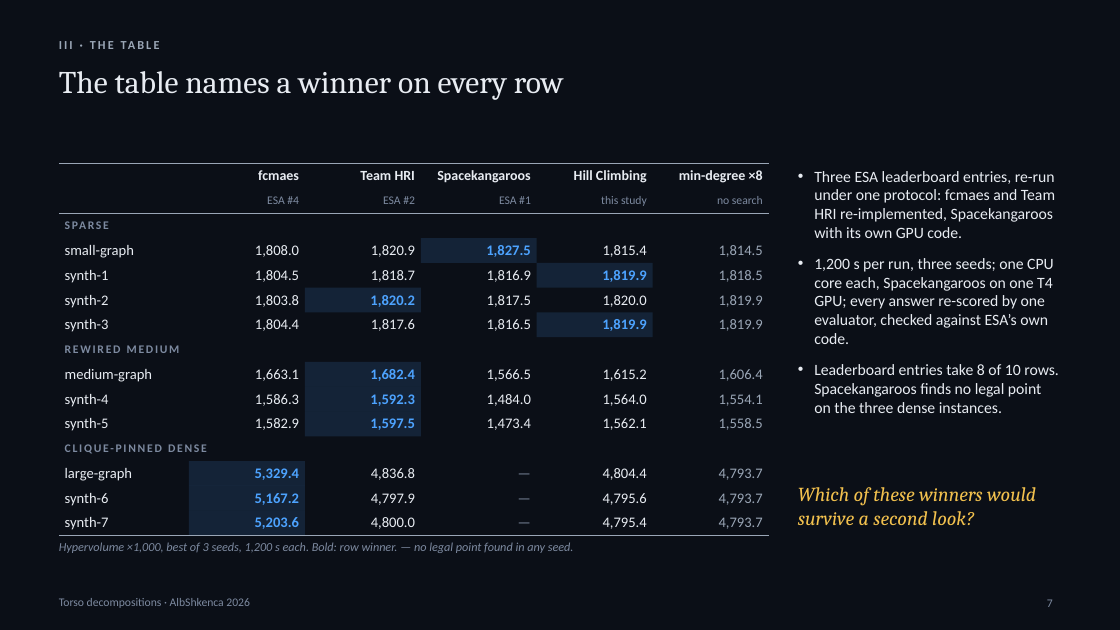
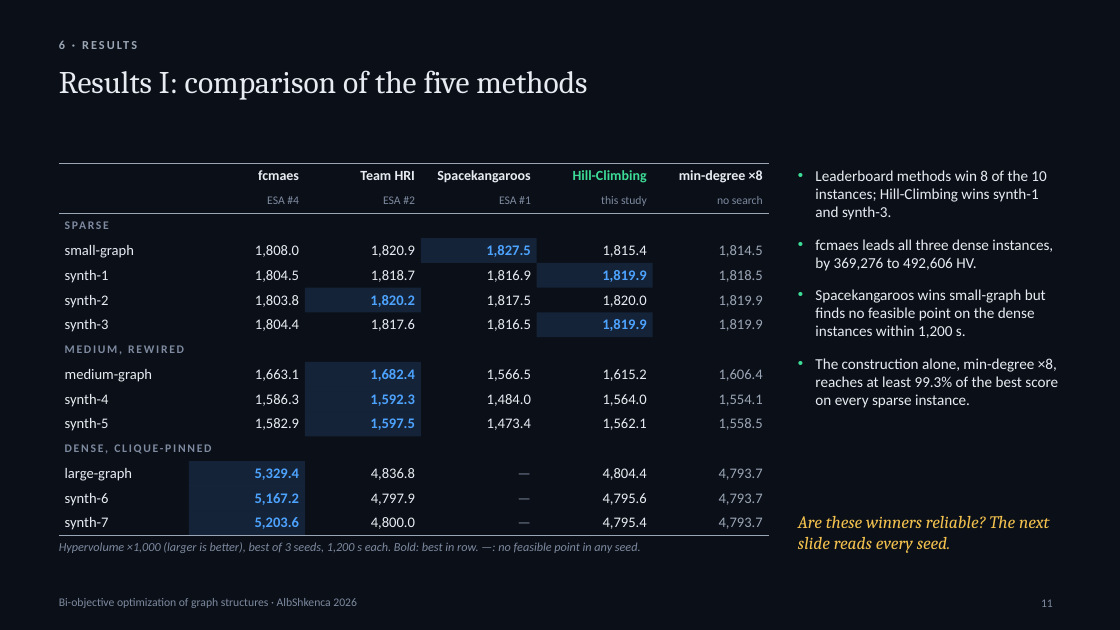
Before and after one commit to adrianymeri/SpOC3, a slide deck: slide 11 of SpOC3-Torso-Decompositions-AlbShkenca2026-EN.pptx (slide 7 before the commit). Drawn at 1120x630 pixels with LibreOffice and Linux fonts; fonts in the diff are those of the drawing. Boxes give left, top, right and bottom in pixels: in the first picture for what was removed or moved away, otherwise in the second. Text is boxed around its words. In the diff, an @@ line names an element or a change of style, - is before the commit and + after.

```diff
--- a/SpOC3-Torso-Decompositions-AlbShkenca2026-EN.pptx
+++ b/SpOC3-Torso-Decompositions-AlbShkenca2026-EN.pptx
@@ text at bbox=[59, 40, 65, 49]: text changed @@
-III · THE TABLE
+6 · RESULTS
@@ title at bbox=[59, 70, 587, 100]: text changed @@
-The table names a winner on every row
+Results I: comparison of the five methods
@@ table at bbox=[59, 164, 769, 534] @@
-row 1, column 5: Hill Climbing
+row 1, column 5: Hill-Climbing
-row 8, column 1: REWIRED MEDIUM
+row 8, column 1: MEDIUM, REWIRED
-row 12, column 1: CLIQUE-PINNED DENSE
+row 12, column 1: DENSE, CLIQUE-PINNED
@@ text at bbox=[815, 170, 1058, 408]: text changed; size 13.5 to 13 pt @@
-• Three ESA leaderboard entries, re-run under one protocol: fcmaes and Team HRI re-implemented, Spacekangaroos with its own GPU code.
-• 1,200 s per run, three seeds; one CPU core each, Spacekangaroos on one T4 GPU; every answer re-scored by one evaluator, checked against ESA’s own code.
-• Leaderboard entries take 8 of 10 rows. Spacekangaroos finds no legal point on the three dense instances.
+• Leaderboard methods win 8 of the 10 instances; Hill-Climbing wins synth-1 and synth-3.
+• fcmaes leads all three dense instances, by 369,276 to 492,606 HV.
+• Spacekangaroos wins small-graph but finds no feasible point on the dense instances within 1,200 s.
+• The construction alone, min-degree ×8, reaches at least 99.3% of the best score on every sparse instance.
@@ text removed at bbox=[798, 487, 1036, 525] @@
-Which of these winners would survive a second look?
@@ text added at bbox=[798, 516, 1049, 553], 15 pt, text #F2C14E, italic @@
+Are these winners reliable? The next slide reads every seed.
@@ text at bbox=[59, 542, 641, 553]: text changed @@
-Hypervolume ×1,000, best of 3 seeds, 1,200 s each. Bold: row winner. — no legal point found in any seed.
+Hypervolume ×1,000 (larger is better), best of 3 seeds, 1,200 s each. Bold: best in row. —: no feasible point in any seed.
@@ text at bbox=[59, 598, 357, 608]: text changed @@
-Torso decompositions · AlbShkenca 2026
+Bi-objective optimization of graph structures · AlbShkenca 2026
@@ page number at bbox=[1041, 599, 1053, 607]: text changed @@
-7
+11
```
Also in this commit, not shown: 15 other slides changed, 11 slides added, 5 slides removed, 1 other file.
